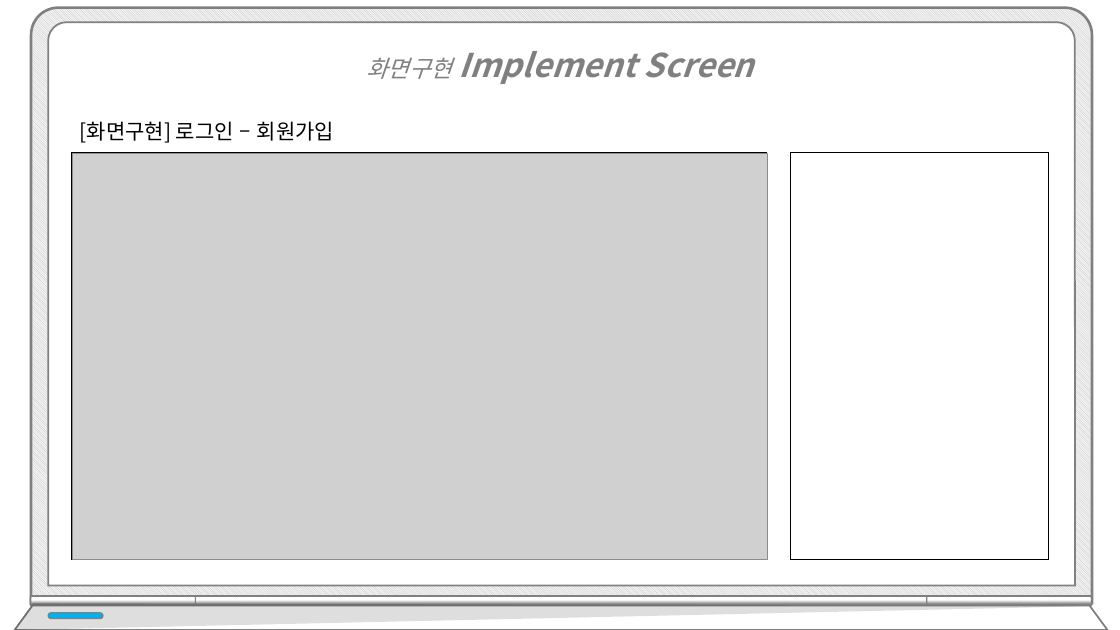
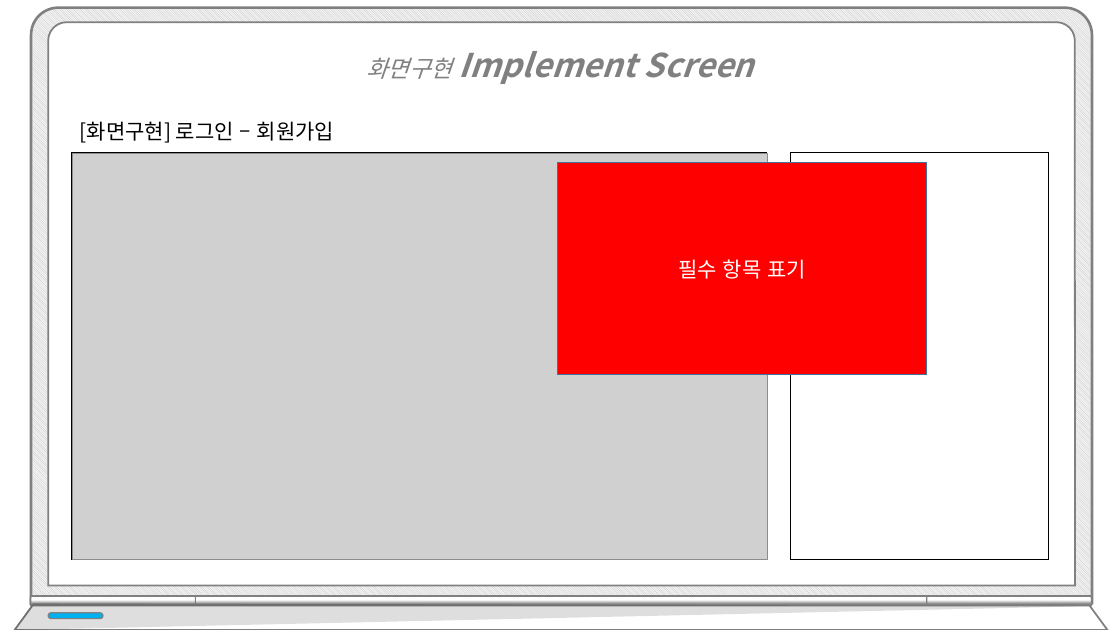
Before and after one commit to hhsw07/ezen-academy-projects, a slide deck: slide 81 of WebContent/발표/4차/프로젝트5_4차.pptx. Drawn at 1120x630 pixels with LibreOffice and Linux fonts; fonts in the diff are those of the drawing; grey boxes stand for pictures. Boxes give left, top, right and bottom in pixels: in the first picture for what was removed or moved away, otherwise in the second. Text is boxed around its words. In the diff, an @@ line names an element or a change of style, - is before the commit and + after.

```diff
--- a/WebContent/발표/4차/프로젝트5_4차.pptx
+++ b/WebContent/발표/4차/프로젝트5_4차.pptx
@@ rectangle added at [558, 163, 927, 375], fill #FF0000, outline #43739E 1 pt, 18 pt, text #FFFFFF @@
+필수 항목 표기
```
Also in this commit, not shown: 15 other slides changed, 7 slides added.
